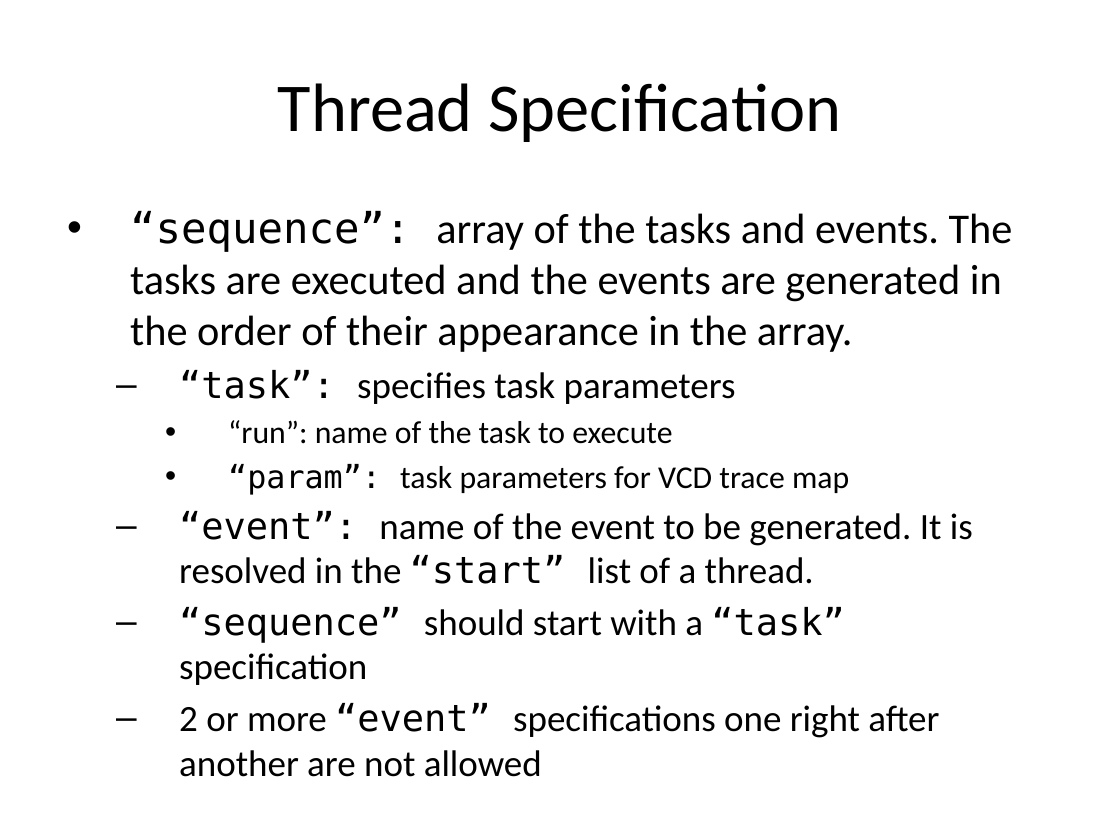
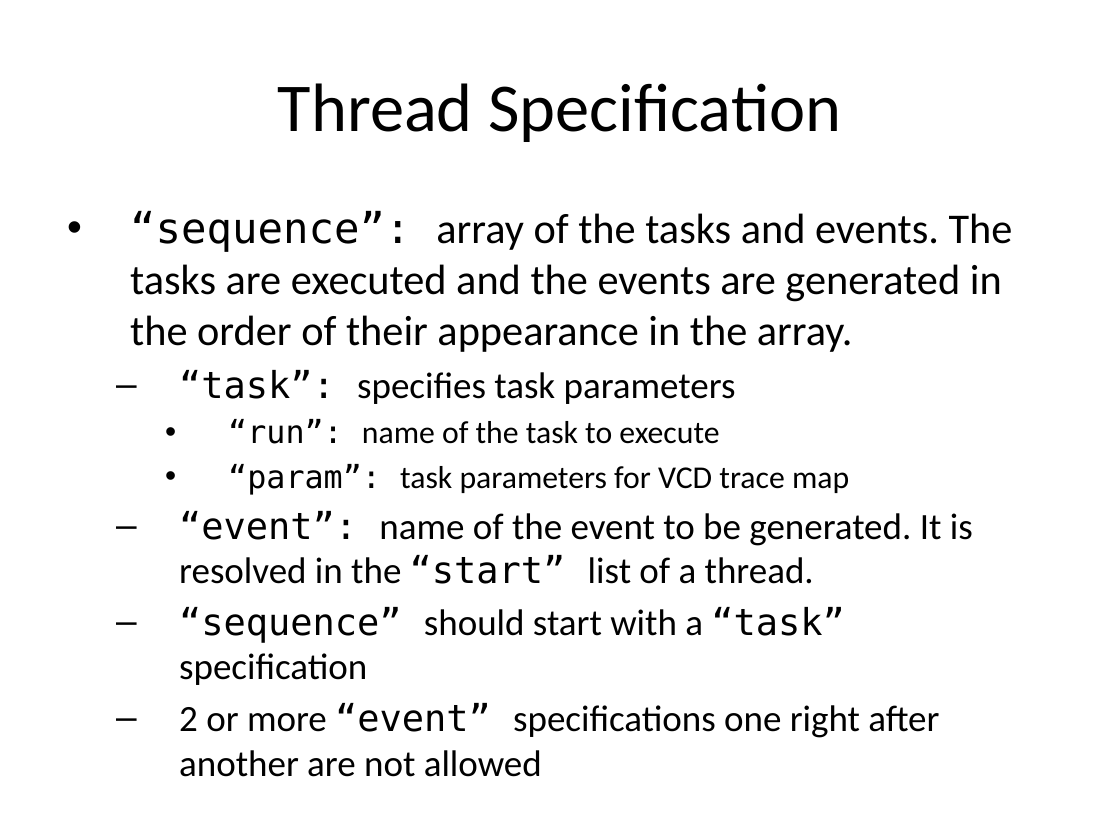
Before and after one commit to timurkelin/simschd, a slide deck: slide 21 of doc/simschd.pptx. Drawn at 1120x840 pixels with LibreOffice and Linux fonts; fonts in the diff are those of the drawing; background and template pictures are left out. Boxes give left, top, right and bottom in pixels: in the first picture for what was removed or moved away, otherwise in the second. Text is boxed around its words. In the diff, an @@ line names an element or a change of style, - is before the commit and + after.

```diff
--- a/doc/simschd.pptx
+++ b/doc/simschd.pptx
@@ text at [228, 419, 719, 444]: font Calibri to DejaVu Sans Mono in "“run”:" @@
```
Also in this commit, not shown: 3 other slides changed, 1 slide added.
